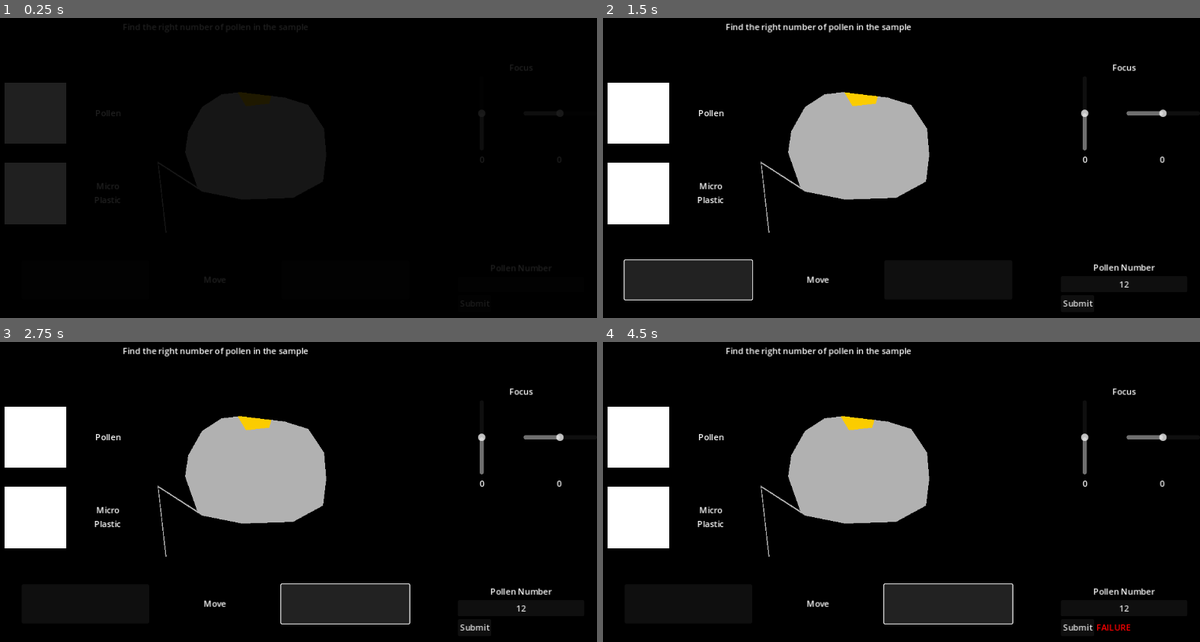
Above: before the commit, frames 1-4 (two rows, left to right).
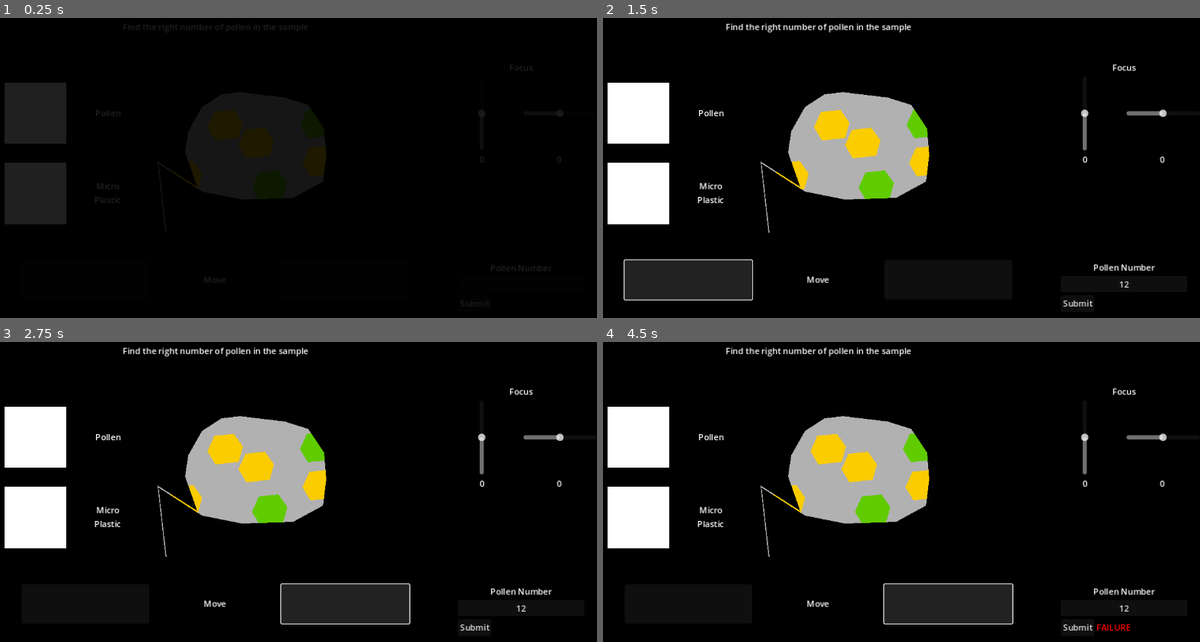
Above: after the commit, the same moments.

Repository: rmonthil-game-jams/scientific-jam-2024
Game: Godot game, scene res://louis/microscope_game/microscope.tscn
The game is run twice, just before and just after one commit, with the same random seed, the same clock (stepped at 60 frames per second) and the same inputs. This scene is started directly instead of the project's main scene.
Inputs (mouse positions are in pixels of both pictures, inside the frame that each line leads up to):
- Up to frame 1 (0.25 s): no input
- Up to frame 2 (1.5 s): click (1122, 285) at 0.52 s; type "12" at 0.6 s; click (686, 279) at 1.25 s
- Up to frame 3 (2.75 s): click (346, 603) at 2 s
- Up to frame 4 (4.5 s): click "Submit" at 2.75 s; click (686, 603) at 3.5 s; click (949, 603) at 4.25 s

The runs differ from the first frame. In frame 2, 2.2% of the frame differs, in the area x 28-55%, y 24-61%; in frame 3, 2.3%; in frame 4, 2.3%.

Commit message:
cap mouvement et cap spawn et fond rectangle, et essai non concluant shader blur

Diff:
--- a/project/louis/microscope_game/microscope.gd
+++ b/project/louis/microscope_game/microscope.gd
@@ -3,14 +3,16 @@
 signal microscope_ok
 var pollen_number : int
 var move_speed : int = 200
-var gen_radius_spread : int = 400
+var spawn_radius_height : int = 70
+var spawn_radius_width : int = 350
+var move_range : int = 300
+var moving_left : bool = false
+var moving_right : bool = false
 @onready var line_edit = $HBoxContainer/VBoxContainer/MarginContainer2/VBoxContainer/LineEdit
 @onready var v_slider = $HBoxContainer/VBoxContainer/MarginContainer/VBoxContainer/HBoxContainer/VSlider
 @onready var h_slider = $HBoxContainer/VBoxContainer/MarginContainer/VBoxContainer/HBoxContainer/HSlider
 @onready var label_v_slider = $HBoxContainer/VBoxContainer/MarginContainer/VBoxContainer/HBoxContainer2/LabelVSlider
 @onready var label_h_slider = $HBoxContainer/VBoxContainer/MarginContainer/VBoxContainer/HBoxContainer2/LabelHSlider
-var moving_left : bool = false
-var moving_right : bool = false
 @onready var sample = $HBoxContainer/VBoxContainer2/HBoxContainer/SubViewportContainer/SubViewport/Sample
 @onready var micro_bodies = $HBoxContainer/VBoxContainer2/HBoxContainer/SubViewportContainer/SubViewport/Sample/MicroBodies
 @onready var circle_lense = $HBoxContainer/VBoxContainer2/HBoxContainer/SubViewportContainer/SubViewport/Sample/CircleLense
@@ -34,6 +36,7 @@
 		circle_lense.position.x -= move_speed * delta
 	if moving_right:
 		circle_lense.position.x += move_speed * delta
+	circle_lense.position.x = clamp(-move_range, circle_lense.position.x, move_range)
 
 #randomly generates micro bodies
 func generate_bodies():
@@ -43,11 +46,11 @@
 
 	for i in range(pollen_number):
 		var pollen = pollen_scene.instantiate() as RigidBody2D
-		pollen.position = Vector2((2*randf()-1) * gen_radius_spread, (2*randf()-1) * gen_radius_spread)
+		pollen.position = Vector2((2*randf()-1) * spawn_radius_width, (2*randf()-1) * spawn_radius_height)
 		micro_bodies.add_child(pollen)
 	for i in range(micro_plastic_number):
 		var micro_plastic = micro_plastic_scene.instantiate() as RigidBody2D
-		micro_plastic.position = Vector2((2*randf()-1) * gen_radius_spread, (2*randf()-1) * gen_radius_spread)
+		micro_plastic.position = Vector2((2*randf()-1) * spawn_radius_width, (2*randf()-1) * spawn_radius_height)
 		micro_bodies.add_child(micro_plastic)
 
 func success():
--- a/project/louis/microscope_game/microscope.tscn
+++ b/project/louis/microscope_game/microscope.tscn
@@ -111,7 +111,7 @@
 
 [node name="Polygon2D" type="Polygon2D" parent="HBoxContainer/VBoxContainer2/HBoxContainer/SubViewportContainer/SubViewport/Sample/Plate/Sprite2D"]
 color = Color(0.694118, 0.694118, 0.694118, 1)
-polygon = PackedVector2Array(-227, -437, -484, -181, -488, 186, -224, 471, 244, 485, 532, 207, 511, -185, 268, -466)
+polygon = PackedVector2Array(-484, -181, -488, 186, 532, 207, 511, -185)
 
 [node name="CollisionShape2D" type="CollisionShape2D" parent="HBoxContainer/VBoxContainer2/HBoxContainer/SubViewportContainer/SubViewport/Sample/Plate"]
 
--- a/project/louis/microscope_game/microscope_blur.gdshader
+++ b/project/louis/microscope_game/microscope_blur.gdshader
@@ -2,7 +2,7 @@
 
 uniform float lod;
 
-uniform sampler2D SCREEN_TEXTURE : hint_screen_texture, filter_linear_mipmap;
+uniform sampler2D screen_texture : hint_screen_texture, repeat_disable, filter_nearest;
 
 void vertex() {
 	// Called for every vertex the material is visible on.
@@ -10,8 +10,7 @@
 
 void fragment() {
 	// Called for every pixel the material is visible on.
-	COLOR.rgb = textureLod(TEXTURE, UV, lod).rgb;
-	COLOR.rgb = texture(TEXTURE, 0.5*UV).rgb;
+	COLOR.rgb = textureLod(screen_texture, SCREEN_UV, 0.7).rgb;
 }
 
 //void light() {
